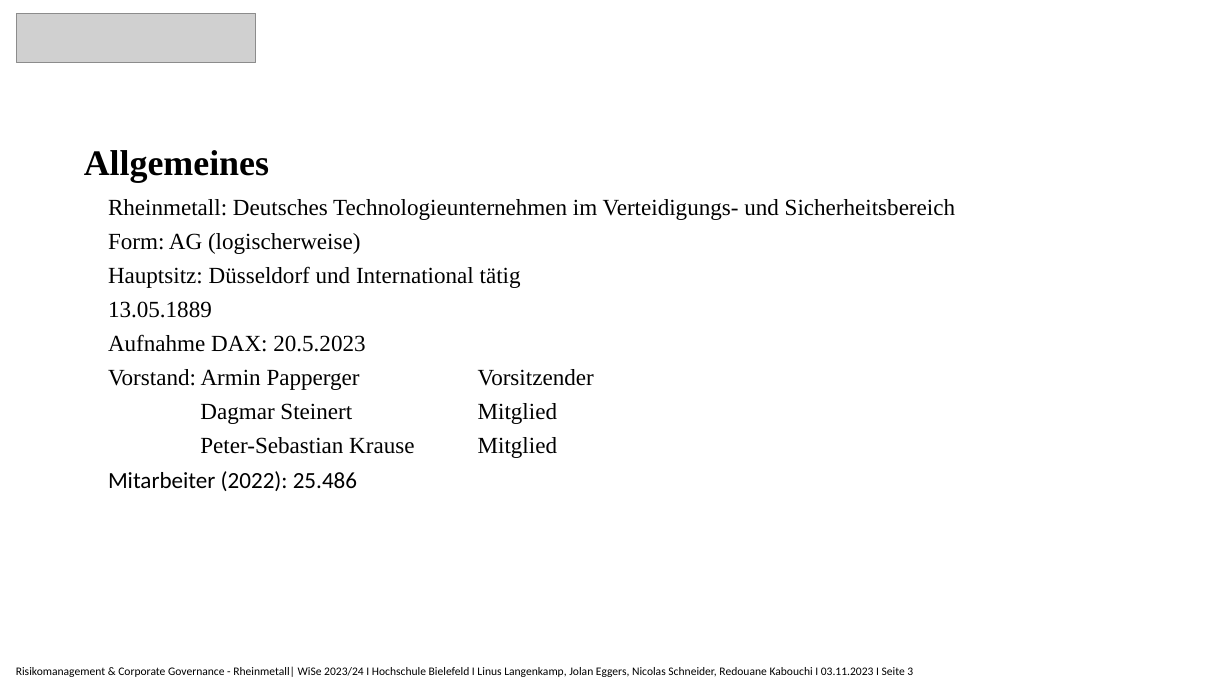
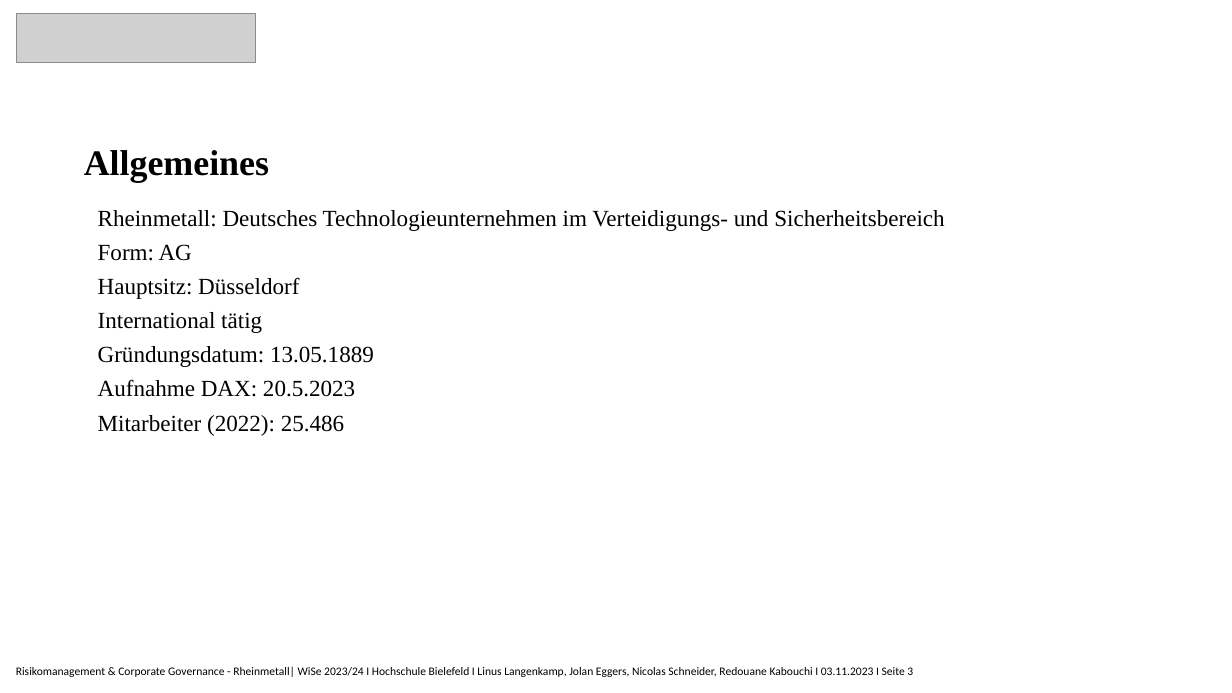
Before and after one commit to Nicolas2912/Risikomanagment_Rheinmetall, a slide deck: slide 3 of Rheinmetall_Präsentation.pptx. Drawn at 1232x693 pixels with LibreOffice and Linux fonts; fonts in the diff are those of the drawing; grey boxes stand for pictures. Boxes give left, top, right and bottom in pixels: in the first picture for what was removed or moved away, otherwise in the second. Text is boxed around its words. In the diff, an @@ line names an element or a change of style, - is before the commit and + after.

```diff
--- a/Rheinmetall_Präsentation.pptx
+++ b/Rheinmetall_Präsentation.pptx
@@ text "Rheinmetall: Deutsches Technologieunternehmen im Verteidigun ...": place and size @@
-text "Rheinmetall: Deutsches Technologieunternehmen im Verteidigun ..." at <box>108,199,955,491</box>
+text "Rheinmetall: Deutsches Technologieunternehmen im Verteidigun ..." at <box>98,210,944,436</box>
@@ text at <box>98,244,374,367</box>: text changed @@
-Form: AG (logischerweise)
-Hauptsitz: Düsseldorf und International tätig
-13.05.1889
+Form: AG
+Hauptsitz: Düsseldorf
+International tätig
+Gründungsdatum: 13.05.1889
@@ text at <box>108,369,594,458</box>: paragraphs removed @@
-Vorstand: Armin Papperger Vorsitzender
-Dagmar Steinert Mitglied
-Peter-Sebastian Krause Mitglied
@@ text at <box>98,415,344,436</box>: font Calibri to Times New Roman in "Mitarbeiter (2022): 25.486" @@
```
Also in this commit, not shown: 8 other slides changed, 1 slide added.
